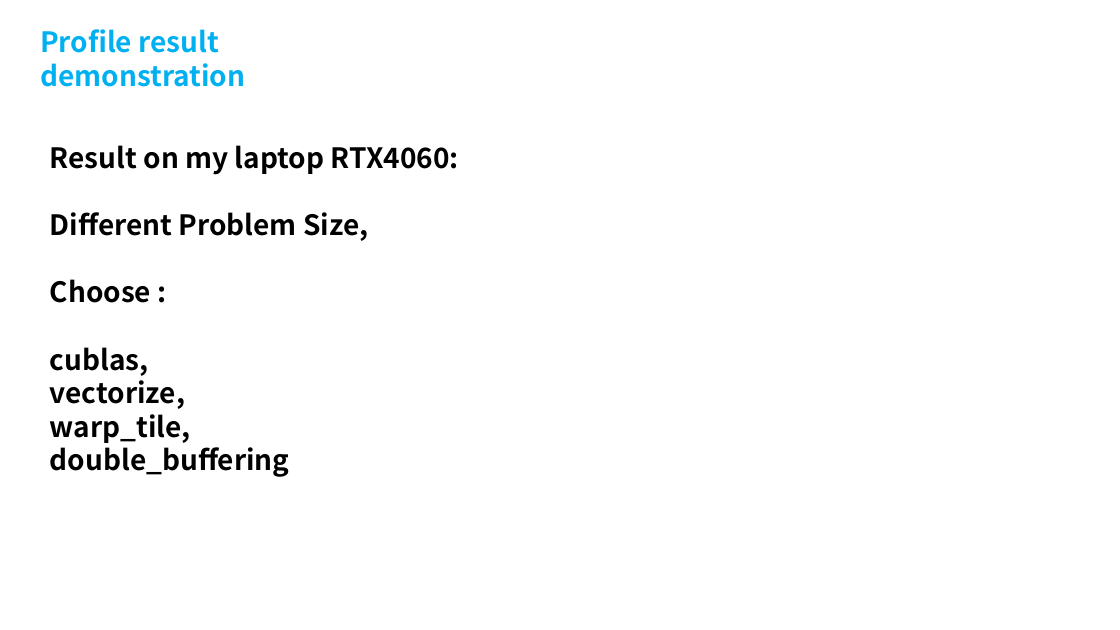
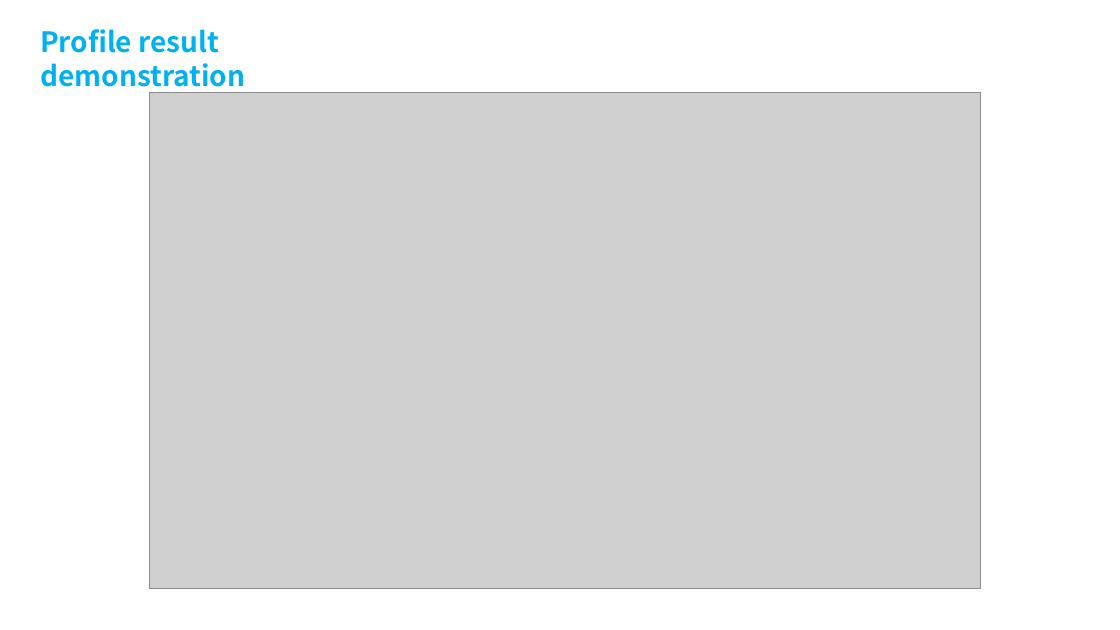
Before and after one commit to InhabitancyCocoon/feather_gemm, a slide deck: slide 7 of docs/presentation.pptx. Drawn at 1120x630 pixels with LibreOffice and Linux fonts; fonts in the diff are those of the drawing; grey boxes stand for pictures. Boxes give left, top, right and bottom in pixels: in the first picture for what was removed or moved away, otherwise in the second. Text is boxed around its words. In the diff, an @@ line names an element or a change of style, - is before the commit and + after.

```diff
--- a/docs/presentation.pptx
+++ b/docs/presentation.pptx
@@ picture added at (x1=150, y1=92, x2=981, y2=588) @@
@@ text removed at (x1=50, y1=145, x2=459, y2=477) @@
-Result on my laptop RTX4060:
-Different Problem Size,
-Choose :
-cublas,
-vectorize,
-warp_tile,
-double_buffering
```
Also in this commit, not shown: 5 other slides changed, 41 slides added, 5 slides removed.
